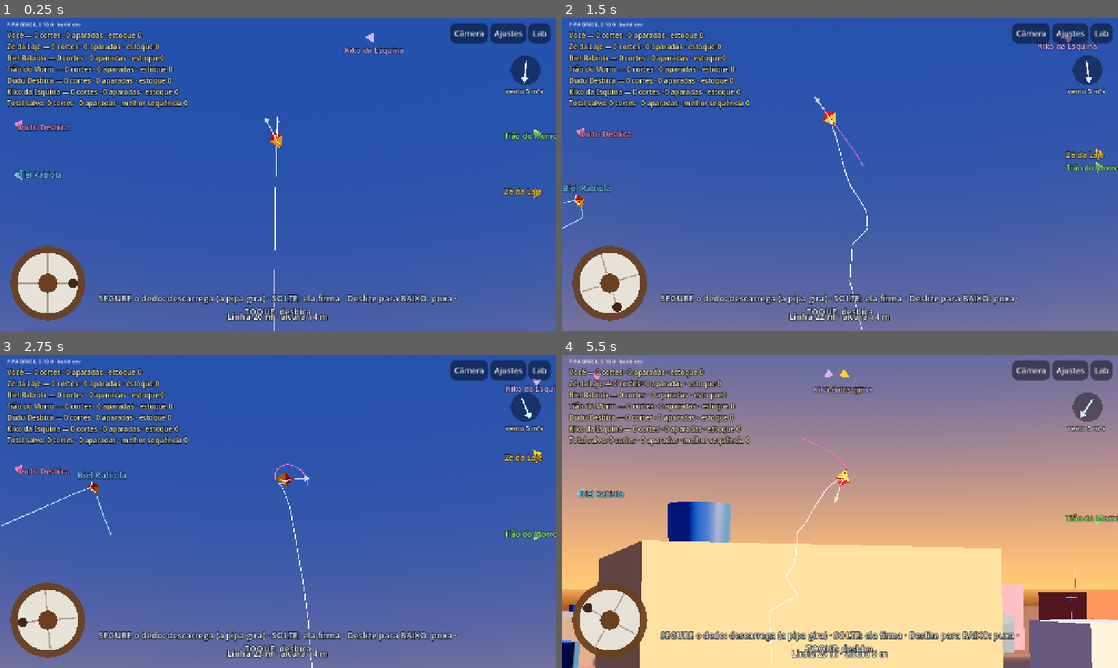
Above: before the commit, frames 1-4 (two rows, left to right).
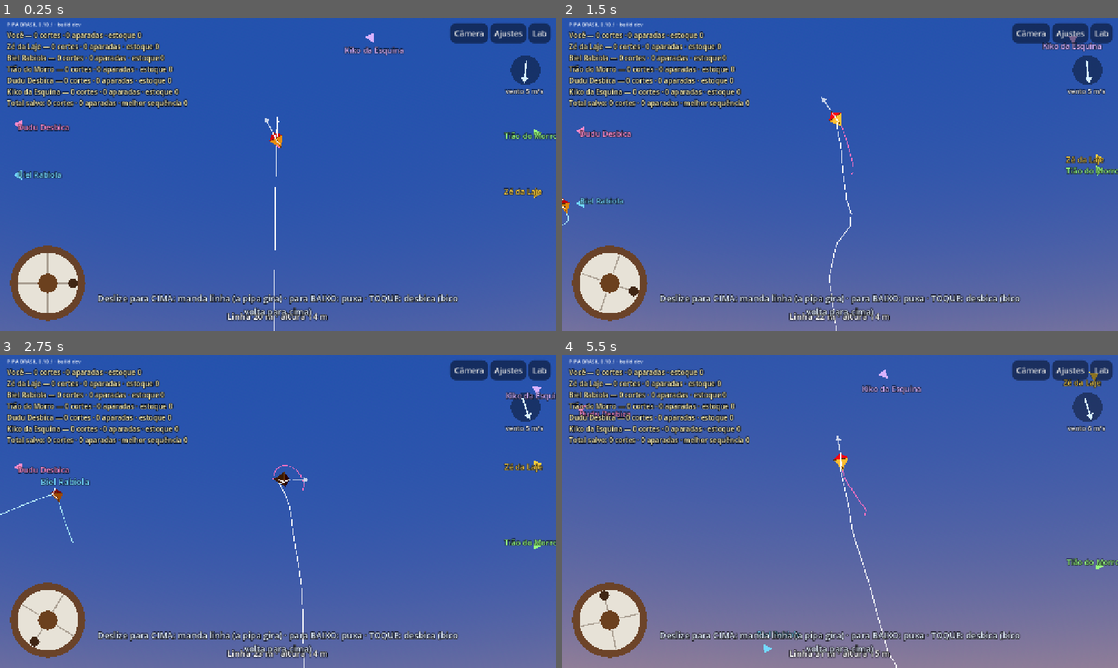
Above: after the commit, the same moments.

Repository: lucaskaeller201-ui/Pipa-Brasil
Game: Godot game, scene res://scenes/main/main.tscn
The game is run twice, just before and just after one commit, with the same random seed, the same clock (stepped at 60 frames per second) and the same inputs.
Inputs (mouse positions are in pixels of both pictures, inside the frame that each line leads up to):
- Up to frame 1 (0.25 s): no input
- Up to frame 2 (1.5 s): tap Enter at 0.5 s; move the mouse to (962, 158) at 0.52 s; hold Up 0.53-1.25 s; tap Z at 0.6 s; click (962, 158) at 0.67 s; tap Space at 0.77 s; drag from (728, 190) to (812, 237) at 1.27 s
- Up to frame 3 (2.75 s): move the mouse to (333, 442) at 2.02 s; hold Up from 2.03 s (still down); tap Q at 2.1 s
- Up to frame 4 (5.5 s): release Up at 2.75 s; drag from (812, 574) to (673, 464) at 2.77 s; move the mouse to (1006, 558) at 3.52 s; hold A 3.53-4.25 s; tap Z at 3.6 s; tap Space at 3.77 s; drag from (673, 464) to (756, 433) at 4.27 s; move the mouse to (867, 511) at 5.02 s; hold S from 5.03 s (still down); tap Q at 5.1 s; click (867, 511) at 5.17 s

The runs differ from the first frame. In frame 1, 1.5% of the frame differs, in the area x 9-83%, y 1-96%; in frame 2, 3.3%; in frame 3, 3.7%; in frame 4, 95%, in the area x 0-100%, y 0-100%.

Commit message:
0.10.1: mandar linha deslizando para cima (com embalo); desbico endireita a pipa (D-031)
Co-Authored-By: Claude Opus 5.5 <noreply@anthropic.com>
Claude-Session: https://claude.ai/code/session_01VcBVPpGPHbKMkWY2F5CwiY

Diff:
--- a/game/match/livre.gd
+++ b/game/match/livre.gd
@@ -5,8 +5,8 @@
 ##   • Deslizar o dedo para BAIXO: puxa linha com a mão ("abraçar"); rápido = puxada forte.
 ##   • Deslizar para CIMA: dá linha (até 4 m/s); a pipa descarrega e gira num
 ##     ritmo constante, mostrando o bico para todos os lados.
-##   • TOQUE rápido: desbica — um puxão curto que trava o giro; a pipa arranca
-##     reta para onde o bico parou (D-026).
+##   • TOQUE rápido: desbica — folga curta e a pipa se endireita, bico para
+##     cima (D-031).
 ## No PC: W/↓ puxa, S/↑ dá linha, Espaço desbica, arrastar com o mouse também vale.
 ## A física é a mesma do laboratório: os gestos viram comandos do PilotInput.
 
@@ -25,10 +25,10 @@
 const BOTS := 5   ## festival: 5 rivais com jeitos diferentes de jogar
 const ARQUIVO_ESTATISTICAS := "user://estatisticas.json"
 const LINHA_POR_TELA := 2.5     ## m de linha por altura de tela deslizada
-const DESCARREGAR := 2.5        ## m/s de linha saindo com o dedo segurado
+const DESCARREGAR := 2.5        ## m/s de linha saindo com a tecla S/↑
+const EMBALO := 0.6             ## s que a carretilha leva para parar depois de mandar linha
 const DAR_LINHA_MAX := 4.0      ## m/s: o mais rápido que se dá linha (segurando e deslizando para cima)
 const PUXOU_PX := 6.0           ## px para baixo que transformam o dedo em dedo de puxar
-const DESCARREGAR_APOS := 0.4   ## s com o dedo parado (sem puxar) até começar a descarregar
 const TOQUE_MAX_S := 0.25
 const TOQUE_MAX_PX := 18.0
 const CORES := [Color(0.97, 0.97, 0.97), Color(1.0, 0.82, 0.25), Color(0.45, 0.85, 1.0),
@@ -49,6 +49,7 @@
 var _dy_quadro := 0.0           # pixels deslizados neste quadro (+ = para baixo)
 var _velocidade_mao := 0.0      # m/s (+ = puxando)
 var _giro_carretilha := 0.0
+var _embalo := 0.0              # m/s de linha ainda saindo pelo embalo da carretilha
 
 # interface
 var _placar: Label
@@ -110,26 +111,23 @@
 		_avisar(msg)
 
 
-func _ler_comandos(eu: Flyer, _delta: float) -> void:
+func _ler_comandos(eu: Flyer, delta: float) -> void:
 	var e := eu.input
-	var agora := Time.get_ticks_msec() / 1000.0
-	var v := _velocidade_mao   # + = puxando (deslizar para baixo)
+	var v := _velocidade_mao   # + = puxando (para baixo); - = mandando linha (para cima)
 	if Input.is_physical_key_pressed(KEY_W) or Input.is_physical_key_pressed(KEY_DOWN):
 		v = maxf(v, 3.0)
-	# Descarregar: dedo segurado (sem puxar para baixo) ou tecla S/↑.
-	var descarregando := Input.is_physical_key_pressed(KEY_S) or Input.is_physical_key_pressed(KEY_UP)
-	var algum_puxando := false
-	for k in _dedos:
-		if bool((_dedos[k] as Dictionary).get("puxou", false)):
-			algum_puxando = true
-	for k in _dedos:
-		var d: Dictionary = _dedos[k]
-		var parado := (d["ult"] as Vector2).distance_to(d["ini"]) < 30.0 or (d["ult"] as Vector2).y < (d["ini"] as Vector2).y
-		if not algum_puxando and parado and agora - float(d["t0"]) >= DESCARREGAR_APOS:
-			descarregando = true
-	# Puxar sempre ganha de descarregar.
-	if v <= 0.05 and descarregando:
-		v = minf(v, -DESCARREGAR)   # deslizar para cima junto manda ainda mais rápido
+	if Input.is_physical_key_pressed(KEY_S) or Input.is_physical_key_pressed(KEY_UP):
+		v = minf(v, -DESCARREGAR)
+	# Mandando linha (deslizar para cima): a carretilha embala e continua
+	# soltando um pouco depois do dedo parar; puxar corta o embalo na hora.
+	if v < -0.3:
+		_embalo = maxf(_embalo, -v)
+	elif v > 0.3:
+		_embalo = 0.0
+	else:
+		_embalo = move_toward(_embalo, 0.0, delta * DAR_LINHA_MAX / EMBALO)
+		if _embalo > 0.2:
+			v = -_embalo
 	e.haul_speed = clampf(v, -DAR_LINHA_MAX, forca_puxada)
 
 
@@ -425,7 +423,7 @@
 	_banner.add_theme_constant_override("outline_size", 12)
 	_banner.visible = false
 	_dica = _rotulo(raiz, 20, Color(0.9, 0.95, 1.0), HORIZONTAL_ALIGNMENT_CENTER)
-	_dica.text = "SEGURE o dedo: descarrega (a pipa gira) · SOLTE: ela firma · Deslize para BAIXO: puxa · TOQUE: desbica"
+	_dica.text = "Deslize para CIMA: manda linha (a pipa gira) · para BAIXO: puxa · TOQUE: desbica (bico volta para cima)"
 	_dica.set_anchors_preset(Control.PRESET_CENTER_BOTTOM)
 	_dica.offset_left = -420.0
 	_dica.offset_right = 420.0
--- a/project.godot
+++ b/project.godot
@@ -7,7 +7,7 @@
 
 config/name="PIPA BRASIL"
 config/description="Simulador brasileiro de pipas em 3D"
-config/version="0.10.0"
+config/version="0.10.1"
 run/main_scene="res://scenes/main/main.tscn"
 config/features=PackedStringArray("4.7", "Mobile")
 config/icon="res://icon.svg"
--- a/sim/kite/kite_body.gd
+++ b/sim/kite/kite_body.gd
@@ -217,7 +217,15 @@
 				if signf(novo) == signf(alvo) and absf(novo) > absf(alvo):
 					novo = alvo   # o vento não passa do teto
 			SpinMode.SPIN_KICK:
-				novo = d.spin_give_sign * deg_to_rad(d.spin_kick_rate_deg)
+				# Desbico (D-031): a folga curta deixa a pipa se endireitar —
+				# o bico volta para cima pelo caminho mais curto.
+				var bico := rotation * Vector3.UP
+				var cima := Vector3.UP - nn * Vector3.UP.dot(nn)
+				if cima.length_squared() > 1e-6:
+					cima = cima.normalized()
+					var ang := atan2(nn.dot(bico.cross(cima)), bico.dot(cima))
+					var lim := deg_to_rad(d.spin_kick_rate_deg)
+					novo = clampf(ang * 8.0, -lim, lim)
 			SpinMode.SPIN_LOCK:
 				novo = wnn * exp(-d.spin_pull_drag * h)
 			_:
--- a/sim/kite/kite_definition.gd
+++ b/sim/kite/kite_definition.gd
@@ -53,9 +53,9 @@
 ## Freio do giro (1/s): ao soltar o dedo (linha volta a esticar) e ao puxar.
 @export var spin_release_drag := 7.0
 @export var spin_pull_drag := 25.0
-## Desbico (toque): o bico dá um pulo de direção nesta velocidade (graus/s)
-## enquanto dura o toque na mão (Pilot.DESBICO_TIME).
-@export var spin_kick_rate_deg := 400.0
+## Desbico (toque, D-031): a pipa se endireita — o bico volta para cima, no
+## máximo nesta velocidade (graus/s), enquanto dura a folga do toque.
+@export var spin_kick_rate_deg := 500.0
 
 @export_group("Rabiola")
 @export var tail_enabled := true
--- a/sim/pilot/pilot.gd
+++ b/sim/pilot/pilot.gd
@@ -23,7 +23,7 @@
 const MIN_LINE := 5.0            ## m
 const MAX_LINE := 300.0          ## m
 const HAUL_MAX_SPEED := 6.0      ## m/s: o mais rápido que a mão puxa ou dá linha
-const DESBICO_TIME := 0.2        ## s: duração do toque de desbicar (folga curta)
+const DESBICO_TIME := 0.4        ## s: duração do toque de desbicar (folga curta)
 
 var base := Vector3.ZERO  ## onde o pipeiro está pisando
 var hand_position := SHOULDER + Vector3(0.0, -HAND_DROP, -ARM_REST)
--- a/tests/scenarios/test_pipa_rio.gd
+++ b/tests/scenarios/test_pipa_rio.gd
@@ -81,22 +81,32 @@
 	assert_true(fim < 0.3 * antes, "em meio segundo quase parou (%.0f°/s)" % fim)
 
 
-func test_toque_desbica_o_bico_e_ele_fica() -> void:
+func test_toque_desbica_e_o_bico_volta_para_cima() -> void:
 	var w := _voo()
 	var f: Flyer = w.flyers[0]
+	# Manda linha até o bico ficar bem de lado (ou embicado).
+	f.input.haul_speed = -2.5
+	var t := 0.0
+	while absf(f.nose_angle_deg()) < 100.0 and t < 4.0:
+		w.step(DT)
+		t += DT
+	f.input.clear()
+	_rodar(w, 0.15)
 	var b0 := f.nose_angle_deg()
 	f.pilot.trigger(Pilot.Impulse.DESBICAR, w.time)
-	_rodar(w, 0.7)
+	_rodar(w, 0.6)
 	var b1 := f.nose_angle_deg()
+	print("      [desbico] bico %.0f° → %.0f° (0 = para cima)" % [b0, b1])
+	assert_true(absf(b0) > 60.0, "antes do toque o bico estava de lado")
+	assert_true(absf(b1) < 30.0, "o toque endireita a pipa: bico para cima (%.0f°)" % b1)
+	# Com o bico já para cima, o toque não vira a pipa para lado nenhum.
+	_rodar(w, 1.0)
+	var b2 := f.nose_angle_deg()
+	f.pilot.trigger(Pilot.Impulse.DESBICAR, w.time)
 	_rodar(w, 0.6)
-	var b2 := f.nose_angle_deg()
-	print("      [desbico] bico %.0f° → %.0f° → %.0f°" % [b0, b1, b2])
-	assert_true(absf(_dif(b1, b0)) > 25.0 and absf(_dif(b1, b0)) < 110.0, "o toque muda a direção do bico (%.0f°)" % _dif(b1, b0))
-	f.pilot.trigger(Pilot.Impulse.DESBICAR, w.time)
-	_rodar(w, 0.7)
 	var b3 := f.nose_angle_deg()
-	print("      [desbico 2] bico %.0f° → %.0f°" % [b2, b3])
-	assert_true(absf(_dif(b3, b2)) > 25.0, "outro toque, outro pulo")
+	print("      [desbico com o bico para cima] %.0f° → %.0f°" % [b2, b3])
+	assert_true(absf(b3) < 25.0, "continua para cima")
 
 
 ## Dá linha, espera o bico apontar perto de `alvo` graus, toca (puxão) e puxa.
Not shown, changed: export_presets.cfg
Not shown, changed: docs/changelog.md
Not shown, changed: docs/decisoes.md
